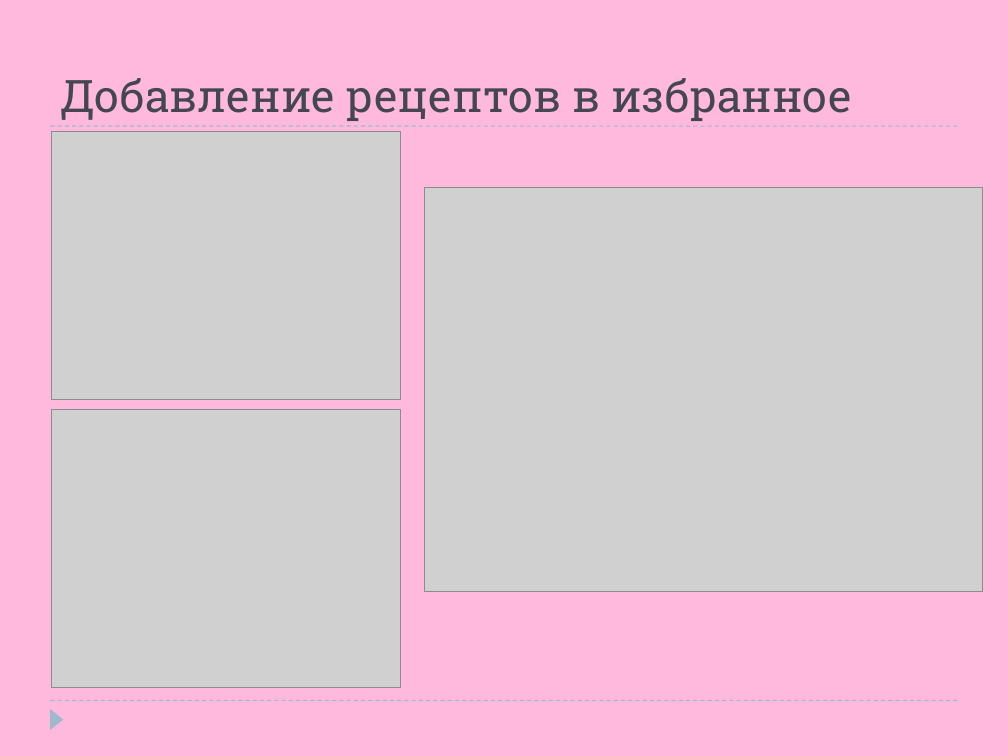
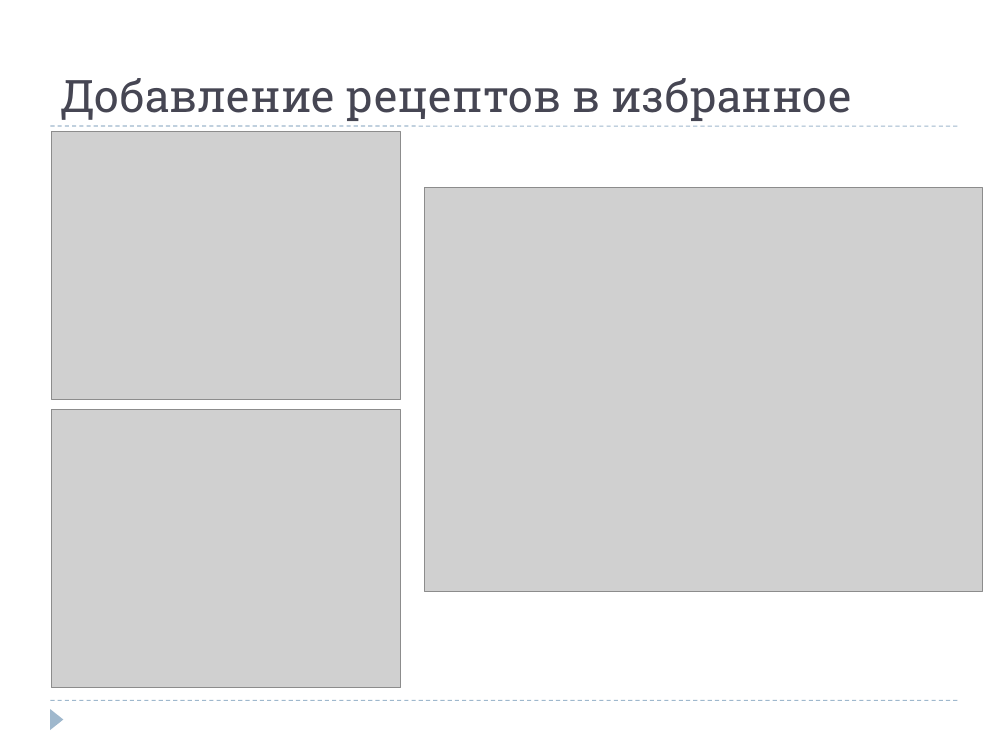
Before and after one commit to yoshi-lyosha/eLiquidInventory, a slide deck: slide 16 of analysis&design/eLiquidInventory.pptx. Drawn at 1008x756 pixels with LibreOffice and Linux fonts; fonts in the diff are those of the drawing; grey boxes stand for pictures. Boxes give left, top, right and bottom in pixels: in the first picture for what was removed or moved away, otherwise in the second. Text is boxed around its words. In the diff, an @@ line names an element or a change of style, - is before the commit and + after.

```diff
--- a/analysis&design/eLiquidInventory.pptx
+++ b/analysis&design/eLiquidInventory.pptx
@@ background #FFB9DC to #FFFFFF @@
```
Also in this commit, not shown: 19 other slides changed, 1 other file.
